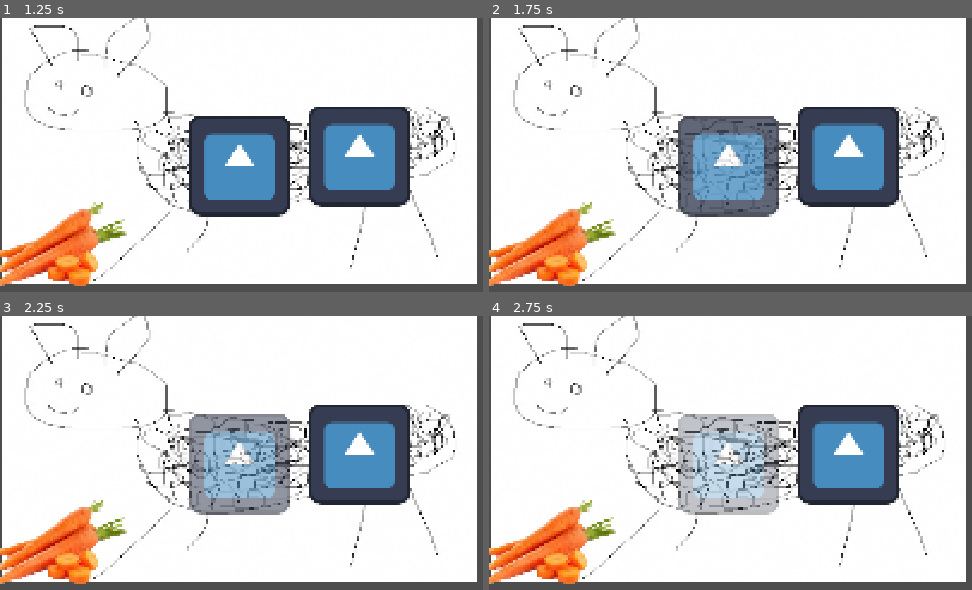
Above: before the commit, frames 1-4 (two rows, left to right).
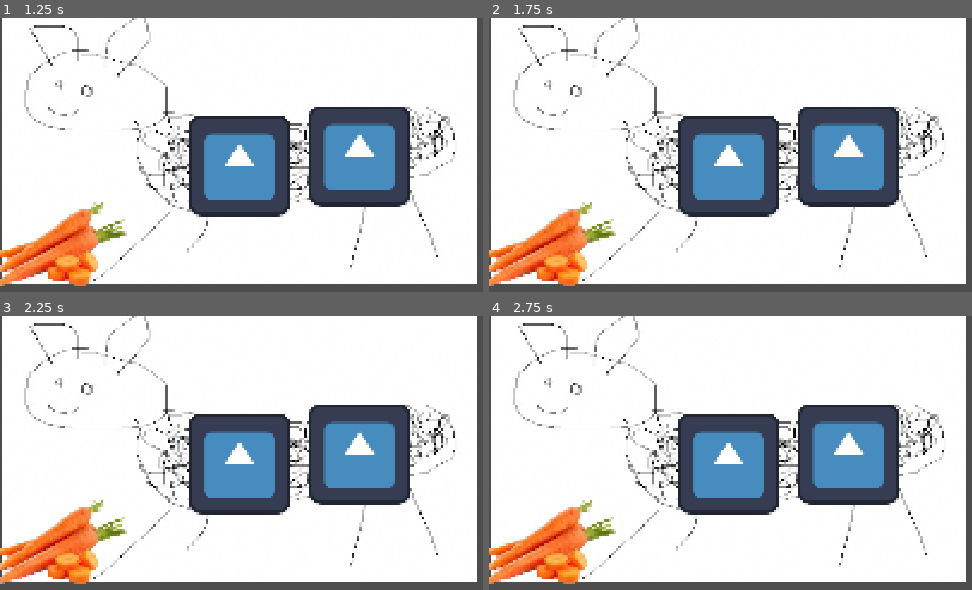
Above: after the commit, the same moments.

Repository: Corneeey/brackeys-2026
Game: Godot game, scene res://scenes/main.tscn
Two runs of this game, one before a commit and one after it. Both use one fixed random seed, a clock stepped at 60 frames per second and the inputs below. The engine's default icon, where the game draws it, is replaced by a stand-in: a white triangle on a blue panel in a dark square.
Inputs (mouse positions are in pixels of both pictures, inside the frame that each line leads up to):
- Up to frame 1 (1.25 s): tap Enter at 0.5 s; move the mouse to (57, 242) at 0.52 s
- Up to frame 2 (1.75 s): tap Space at 1.25 s; move the mouse to (725, 149) at 1.27 s
- Up to frame 3 (2.25 s): move the mouse to (236, 433) at 2.02 s
- Up to frame 4 (2.75 s): no input

Frame 1 is identical in both runs. In frame 2, 6.2% of the frame differs, in the area x 39-61%, y 35-73%; in frame 3, 7.3%; in frame 4, 7.3%.

Commit message:
Score system better

Diff:
--- /dev/null
+++ b/globals/score_manager.gd
@@ -0,0 +1,15 @@
+extends Node
+
+@export_range(0, 50)
+var dirt_clean_score = 10
+
+@export_range(0, 50)
+var feed_food_score = 5
+
+@export_range(0, 1)
+var scratch_score_per_movement = 0.01
+
+var score = 0
+
+func _process(delta: float) -> void:
+	print("Score: ", score)
--- a/project.godot
+++ b/project.godot
@@ -15,6 +15,10 @@
 config/features=PackedStringArray("4.7", "Forward Plus")
 config/icon="res://assets/icon.svg"
 
+[autoload]
+
+ScoreManager="*uid://nfvhqspm6gyy"
+
 [display]
 
 window/size/viewport_width=1920
--- a/scenes/dirt.gd
+++ b/scenes/dirt.gd
@@ -9,11 +9,12 @@
 func _mouse_exit() -> void:
 	is_getting_cleaned = false
 
-func _process(_delta: float) -> void:
-	if(is_getting_cleaned):
+func _input(event: InputEvent) -> void:
+	if(event is InputEventMouseMotion && is_getting_cleaned):
 		print("dirt is getting cleaned")
 		self.modulate = Color(self.modulate, dirt_alpha)
 		dirt_alpha -= 0.008
 
 	if(dirt_alpha < 0.1):
 		self.visible = false
+		ScoreManager.score += ScoreManager.dirt_clean_score
--- a/scenes/sheep.gd
+++ b/scenes/sheep.gd
@@ -3,9 +3,6 @@
 var is_in_hover_on_body = false
 var is_hover_on_dirt = false
 @export var has_food = false
-
-var time_cared_for_sheep = 0.0
-var sheep_care = 0.0
 
 func _on_dirt_mouse_entered() -> void:
 	is_hover_on_dirt = true
@@ -21,14 +18,9 @@
 
 func _on_sheep_mouth_mouse_entered() -> void:
 	if(has_food):
-		sheep_care += 5
+		ScoreManager.score += ScoreManager.feed_food_score
 		has_food = false
 
-func _process(delta: float) -> void:
-	print("Sheep-Care ", sheep_care)
-
-	if(is_in_hover_on_body):
-		time_cared_for_sheep += delta
-
-	if(is_hover_on_dirt):
-		sheep_care += 0.1
+func _input(event: InputEvent) -> void:
+	if(event is InputEventMouseMotion && is_in_hover_on_body):
+		ScoreManager.score += ScoreManager.scratch_score_per_movement
Not shown, added: globals/score_manager.gd.uid
